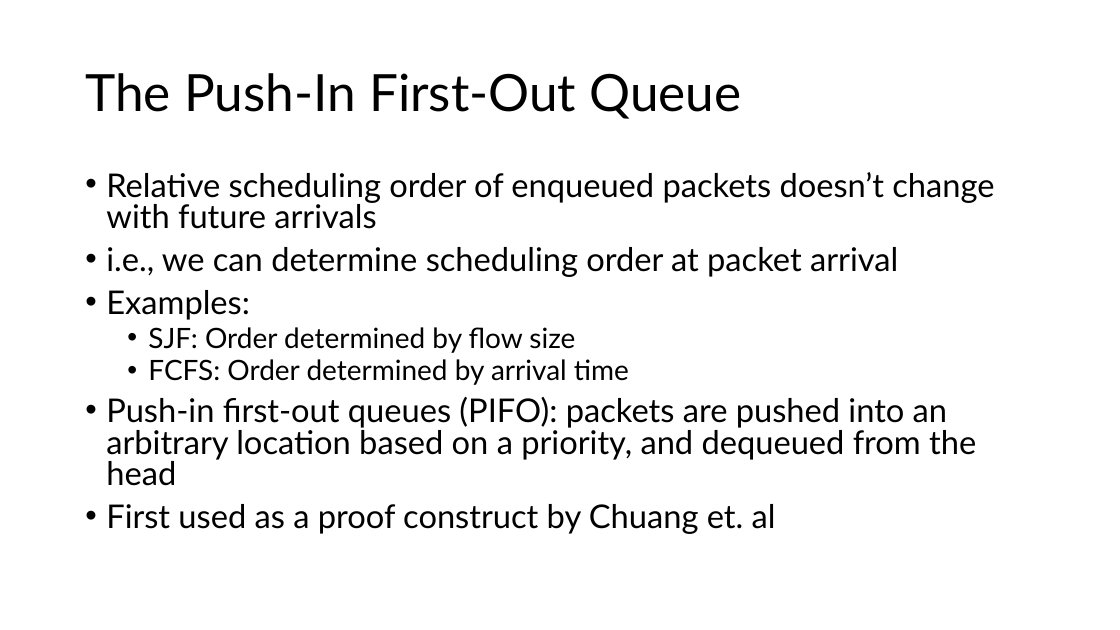
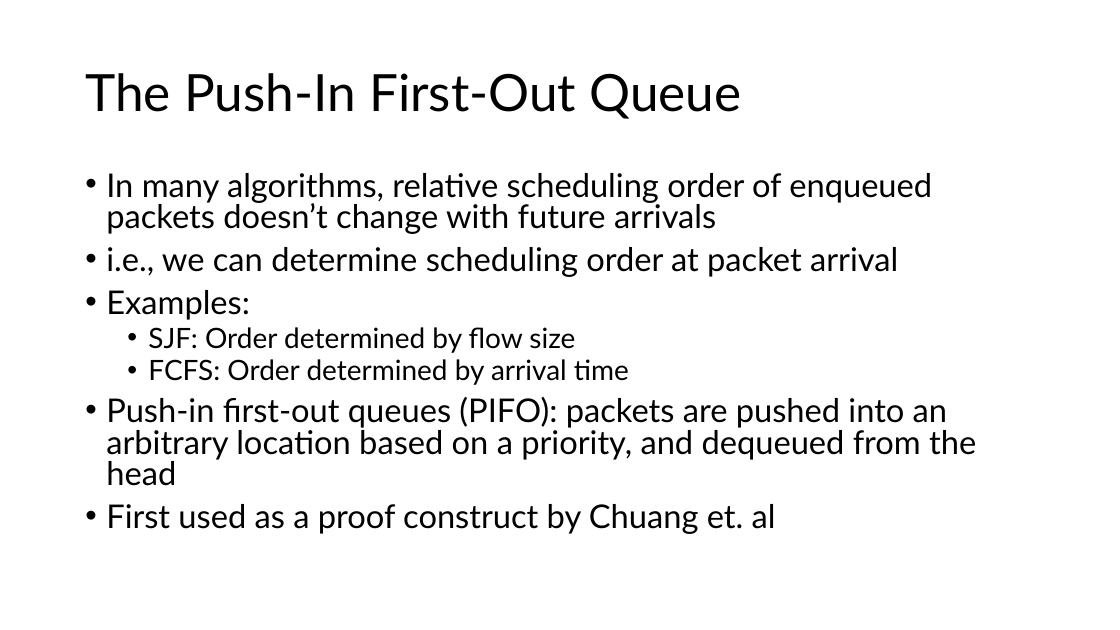
Before and after one commit to anirudhSK/pifo-domino-marple-ppts, a slide deck: slide 39 of domino_pifo.pptx. Drawn at 1120x630 pixels with LibreOffice and Linux fonts; fonts in the diff are those of the drawing. Boxes give left, top, right and bottom in pixels: in the first picture for what was removed or moved away, otherwise in the second. Text is boxed around its words. In the diff, an @@ line names an element or a change of style, - is before the commit and + after.

```diff
--- a/domino_pifo.pptx
+++ b/domino_pifo.pptx
@@ text at <box>106,173,932,234</box>: text changed @@
-• Relative scheduling order of enqueued packets doesn’t change with future arrivals
+• In many algorithms, relative scheduling order of enqueued packets doesn’t change with future arrivals
```
Also in this commit, not shown: 8 other slides changed.
